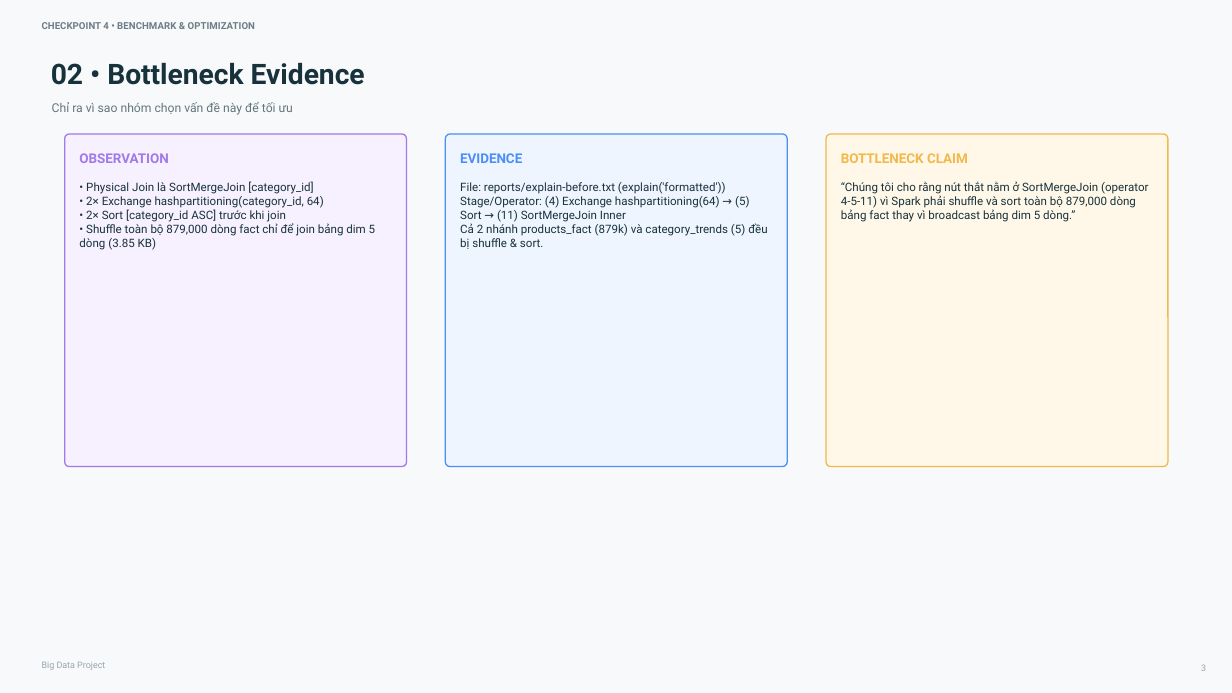
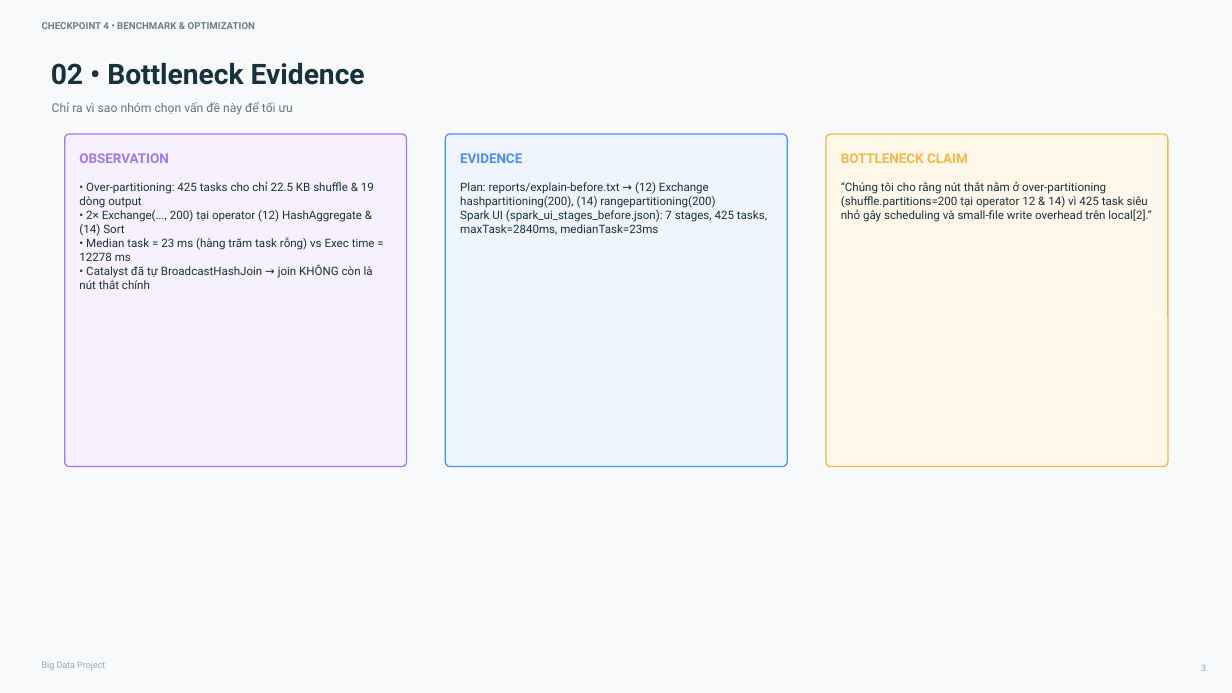
Before and after one commit to minwell09/final_bigdata, a slide deck: slide 3 of docs/BigData_DoAn4_Checkpoint4_Report.pptx. Drawn at 1232x693 pixels with LibreOffice and Linux fonts; fonts in the diff are those of the drawing. Boxes give left, top, right and bottom in pixels: in the first picture for what was removed or moved away, otherwise in the second. Text is boxed around its words. In the diff, an @@ line names an element or a change of style, - is before the commit and + after.

Commit message:
feat(checkpoint-4): keep E02 shuffle.partitions=8 (-28.33%, -92.9% tasks), revert E01/E03, add Spark UI evidence & reports

```diff
--- a/docs/BigData_DoAn4_Checkpoint4_Report.pptx
+++ b/docs/BigData_DoAn4_Checkpoint4_Report.pptx
@@ text at bbox=[79, 181, 375, 289]: text changed @@
-• Physical Join là SortMergeJoin [category_id]
-• 2× Exchange hashpartitioning(category_id, 64)
-• 2× Sort [category_id ASC] trước khi join
-• Shuffle toàn bộ 879,000 dòng fact chỉ để join bảng dim 5 dòng (3.85 KB)
+• Over-partitioning: 425 tasks cho chỉ 22.5 KB shuffle & 19 dòng output
+• 2× Exchange(..., 200) tại operator (12) HashAggregate & (14) Sort
+• Median task = 23 ms (hàng trăm task rỗng) vs Exec time = 12278 ms
+• Catalyst đã tự BroadcastHashJoin → join KHÔNG còn là nút thắt chính
@@ text at bbox=[460, 182, 767, 235]: text changed @@
-File: reports/explain-before.txt (explain('formatted'))
-Stage/Operator: (4) Exchange hashpartitioning(64) → (5) Sort → (11) SortMergeJoin Inner
-Cả 2 nhánh products_fact (879k) và category_trends (5) đều bị shuffle & sort.
+Plan: reports/explain-before.txt → (12) Exchange hashpartitioning(200), (14) rangepartitioning(200)
+Spark UI (spark_ui_stages_before.json): 7 stages, 425 tasks, maxTask=2840ms, medianTask=23ms
@@ text at bbox=[841, 181, 1151, 222]: text changed @@
-“Chúng tôi cho rằng nút thắt nằm ở SortMergeJoin (operator 4-5-11) vì Spark phải shuffle và sort toàn bộ 879,000 dòng bảng fact thay vì broadcast bảng dim 5 dòng.”
+“Chúng tôi cho rằng nút thắt nằm ở over-partitioning (shuffle.partitions=200 tại operator 12 & 14) vì 425 task siêu nhỏ gây scheduling và small-file write overhead trên local[2].”
```
Also in this commit, not shown: 5 other slides changed, 12 other files.
